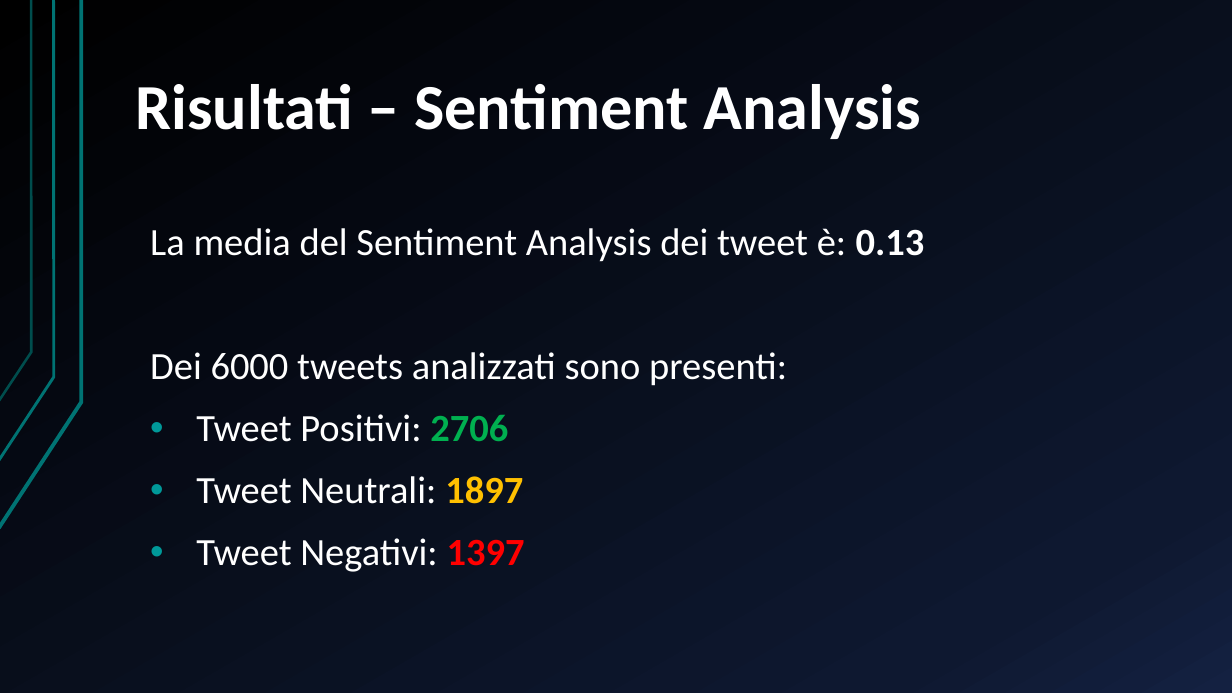
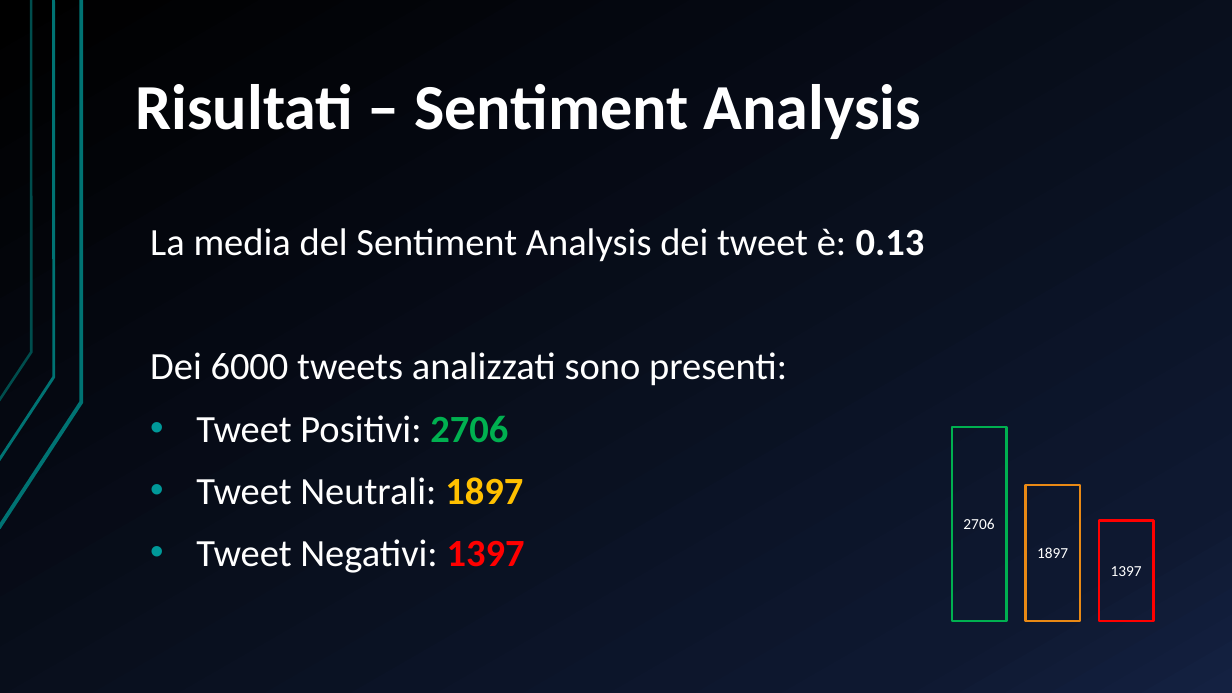
Before and after one commit to DanieleCampopiano/Semantic-Intelligence, a slide deck: slide 17 of Presentazione/Presentazione Progetto.pptx (slide 16 before the commit). Drawn at 1232x693 pixels with LibreOffice and Linux fonts; fonts in the diff are those of the drawing. Boxes give left, top, right and bottom in pixels: in the first picture for what was removed or moved away, otherwise in the second. Text is boxed around its words. In the diff, an @@ line names an element or a change of style, - is before the commit and + after.

Commit message:
Rimozione della funzionalità di calcolo del Sentiment di una frase passata in input e aggiunta delle conclusioni alla file Presentazione Progetto.pptx

```diff
--- a/Presentazione/Presentazione Progetto.pptx
+++ b/Presentazione/Presentazione Progetto.pptx
@@ column chart added at [907,405,1199,622] @@
+categories: 1
+Series 1: 2706
+Series 2: 1897
+Series 3: 1397
```
Also in this commit, not shown: 3 other slides changed, 6 slides added, 2 slides removed, 2 other files.
